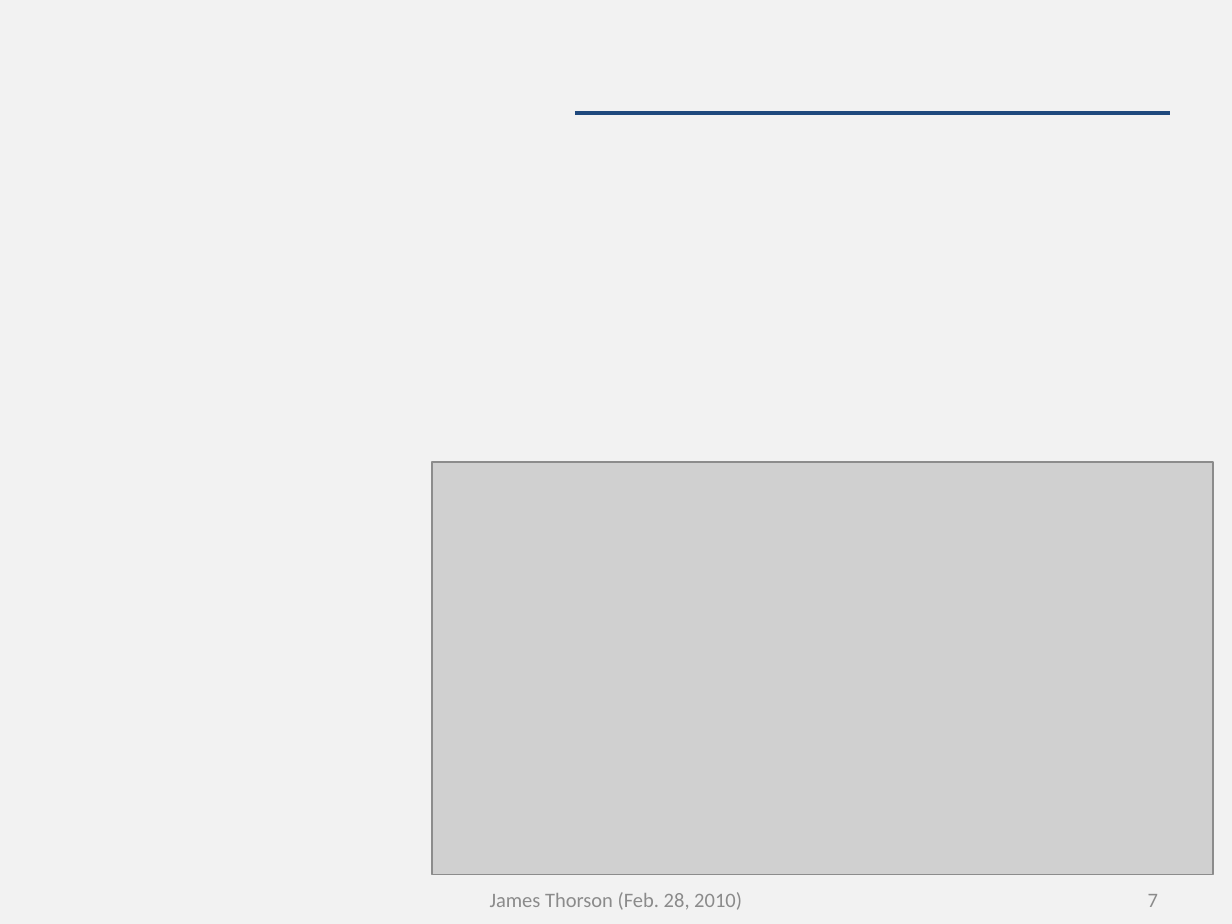
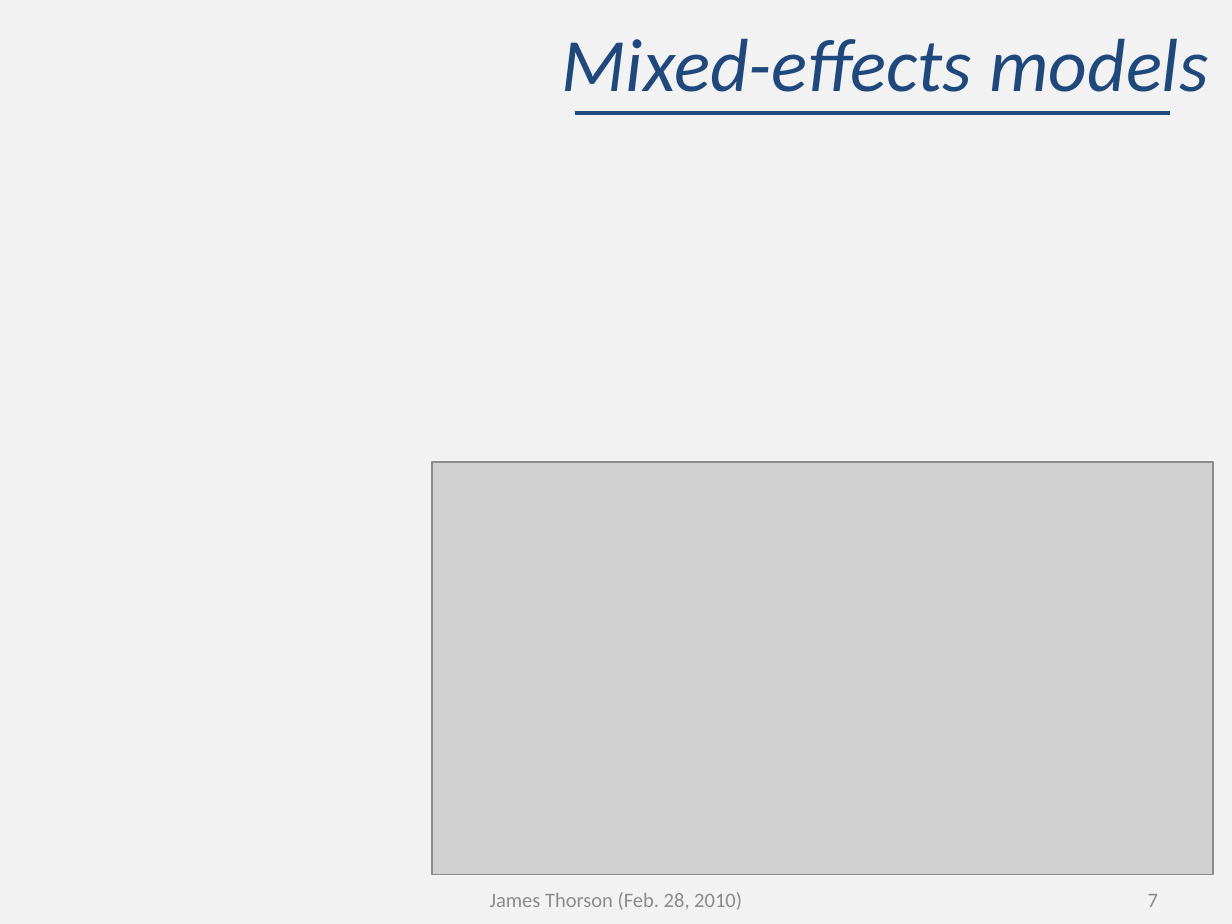
Before and after one commit to nmmarquez/2016_Spatio-temporal_models, a slide deck: slide 7 of Week 2 -- mixed-effects/Lab 2/Lab 2 -- Mixed-effects models.pptx. Drawn at 1232x924 pixels with LibreOffice and Linux fonts; fonts in the diff are those of the drawing; grey boxes stand for pictures; background and template pictures are left out. Boxes give left, top, right and bottom in pixels: in the first picture for what was removed or moved away, otherwise in the second. Text is boxed around its words. In the diff, an @@ line names an element or a change of style, - is before the commit and + after.

```diff
--- a/Week 2 -- mixed-effects/Lab 2/Lab 2 -- Mixed-effects models.pptx
+++ b/Week 2 -- mixed-effects/Lab 2/Lab 2 -- Mixed-effects models.pptx
@@ title added at [562,38,1208,92], 44 pt, text #1F497D, italic @@
+Mixed-effects models
```
Also in this commit, not shown: 5 other slides changed, 7 slides added, 6 slides removed, 2 other files.
